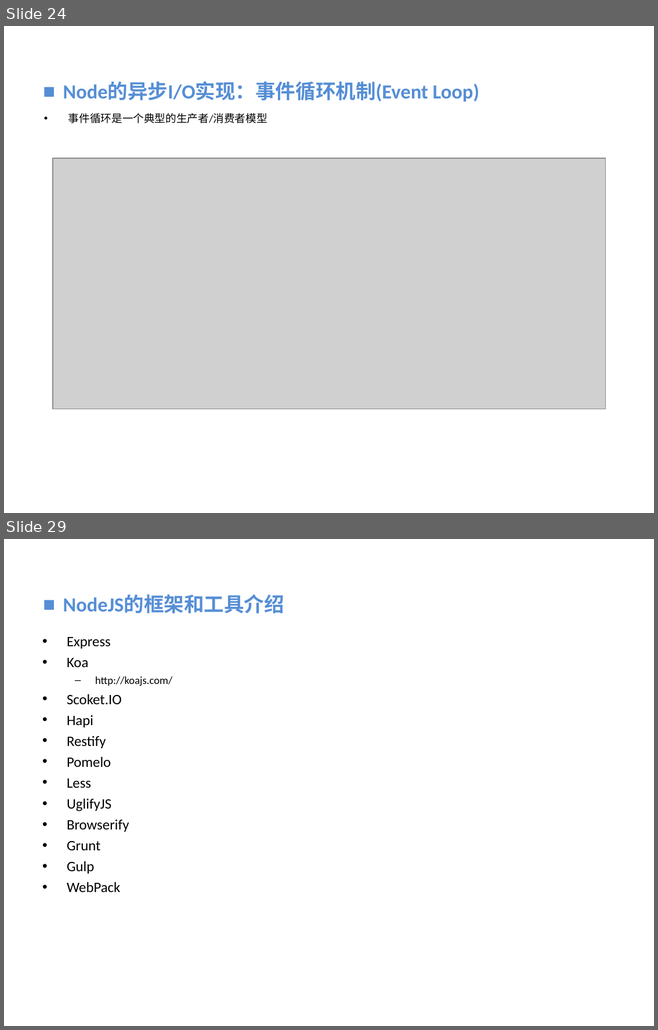
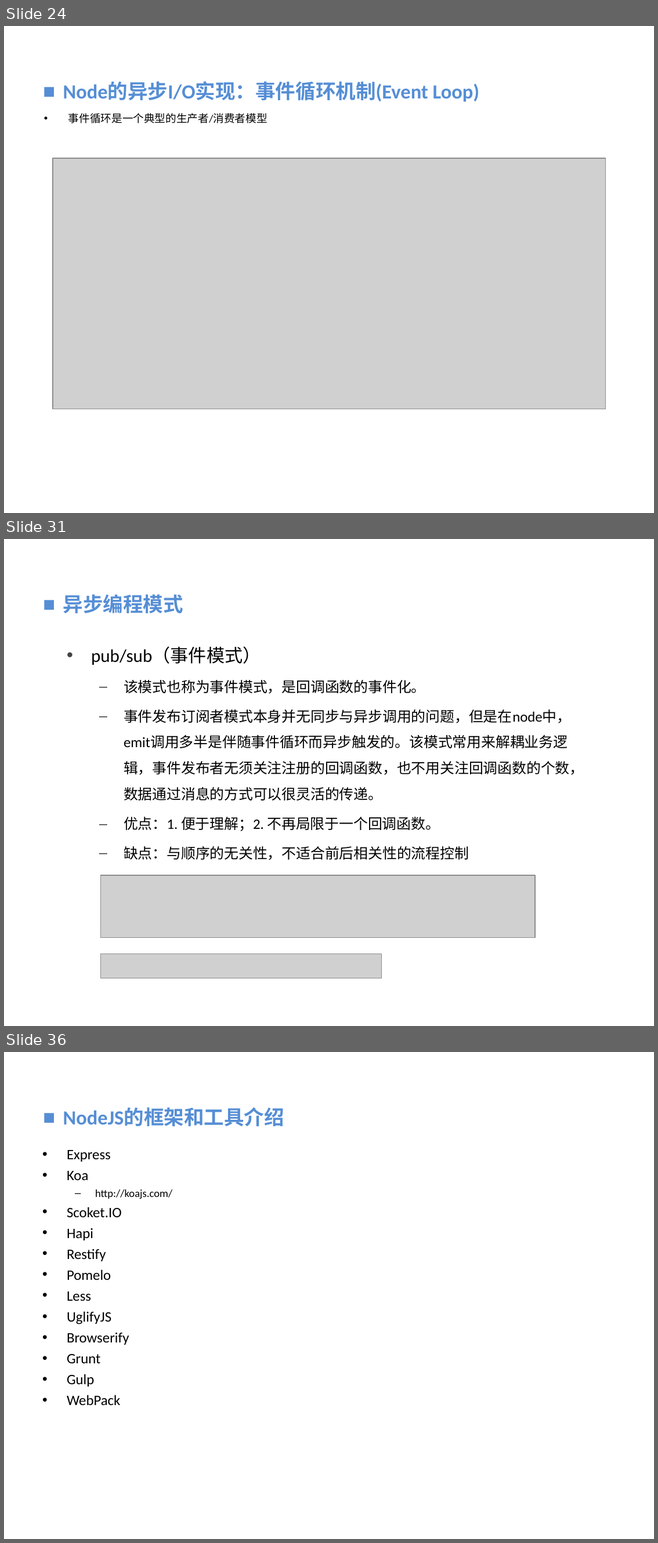
Before and after one commit to vaik/Documents, a slide deck: 我的分享/NodeJS基础概念理解.ppt. Shown one above the other, each under a label of ours: slides 24 and 29 before the commit, slides 24, 31 and 36 after it; the slides between them are not shown. The pictures are 658x1030 and 658x1543 pixels, drawn with LibreOffice and Linux fonts; fonts in the diff are those of the drawing; grey boxes stand for pictures; background and template pictures are left out. Boxes give left, top, right and bottom in pixels: in the first picture for what was removed or moved away, otherwise in the second. Text is boxed around its words. In the diff, an @@ line names an element or a change of style, - is before the commit and + after.

```diff
--- a/我的分享/NodeJS基础概念理解.ppt
+++ b/我的分享/NodeJS基础概念理解.ppt
@@ slide 31 added at (4, 539, 654, 1026), background picture (left out) @@
@@ text added at (63, 594, 183, 613), 22.2 pt, text #558ED5, bold @@
+■ 异步编程模式
@@ text added at (91, 646, 584, 860), 16 pt, text #000000 @@
+  • pub/sub（事件模式）
+      – 该模式也称为事件模式，是回调函数的事件化。
+      – 事件发布订阅者模式本身并无同步与异步调用的问题，但是在node中，emit调用多半是伴随事件循环而异步触发的。该模式常用来解耦业务逻辑，事件发布者无须关注注册的回调函数，也不用关注回调函数的个数，数据通过消息的方式可以很灵活的传递。
+      – 优点：1. 便于理解；2. 不再局限于一个回调函数。
+      – 缺点：与顺序的无关性，不适合前后相关性的流程控制
@@ picture added at (101, 875, 535, 938) @@
@@ picture added at (101, 954, 382, 978) @@
@@ what was slide 29 is now slide 36 @@
```
Also in this commit, not shown: 2 slides changed, 10 other slides added, 4 slides removed.
